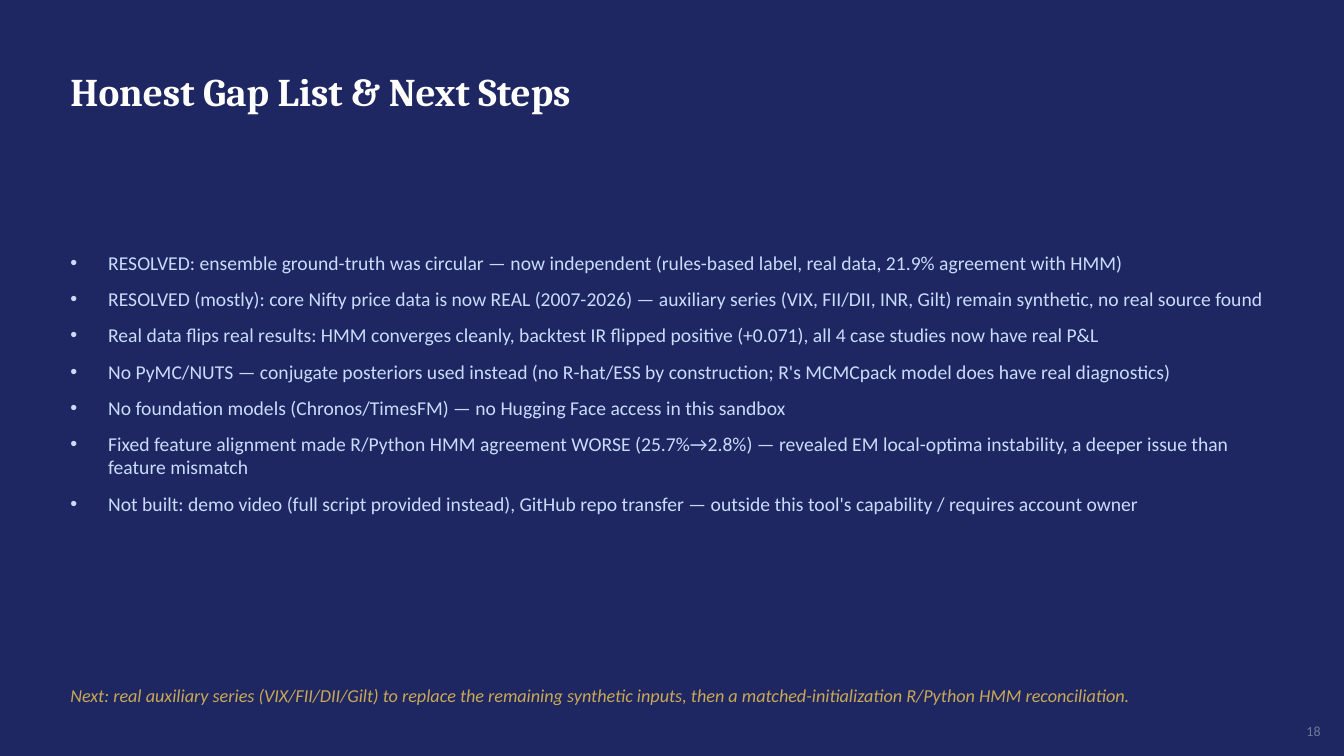
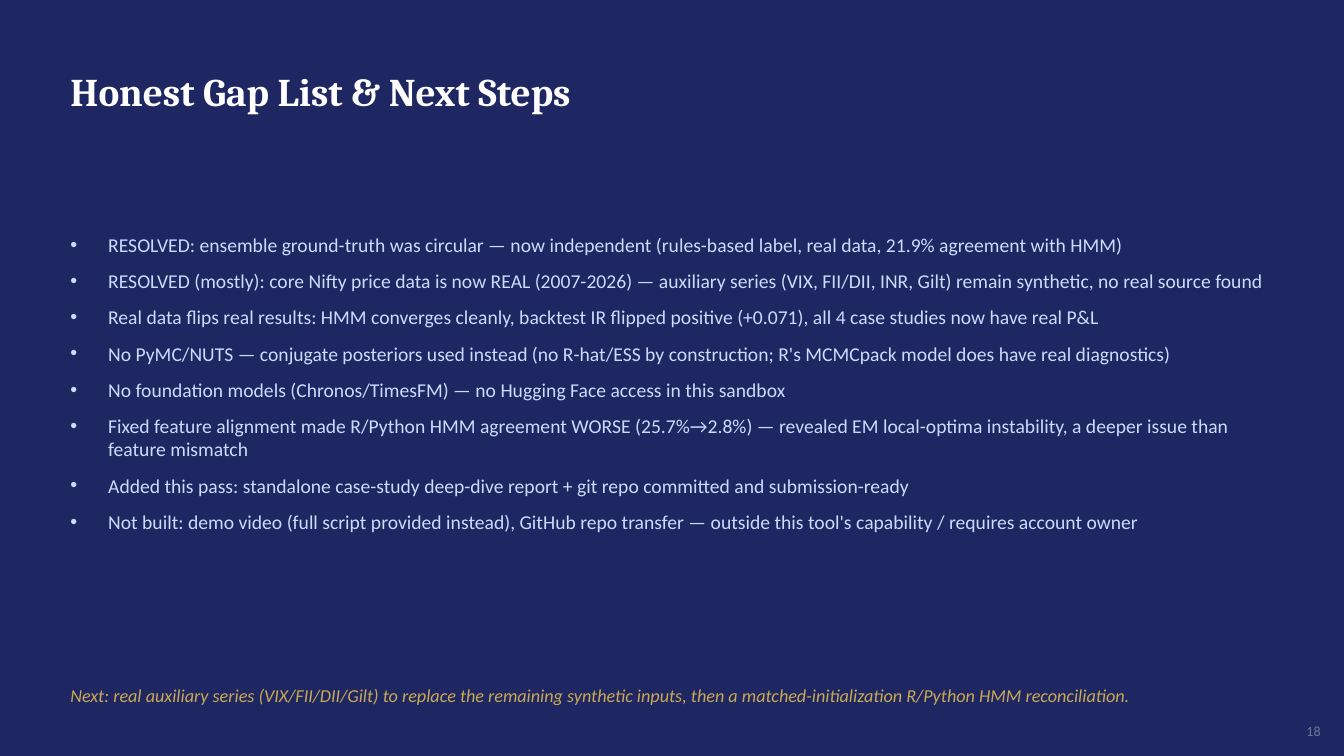
Before and after one commit to 065088-svg/bayesian-regime-detection-engine, a slide deck: slide 18 of reporting/deck/regime_engine_deck.pptx. Drawn at 1344x756 pixels with LibreOffice and Linux fonts; fonts in the diff are those of the drawing. Boxes give left, top, right and bottom in pixels: in the first picture for what was removed or moved away, otherwise in the second. Text is boxed around its words. In the diff, an @@ line names an element or a change of style, - is before the commit and + after.

Commit message:
Pass 4: standalone case-study report, main report expanded 10->18 pages
- reporting/case_study_report.docx (7 pages): real peak-to-trough search,
  detection lag, recovery time, regime-overlay charts for all 4 episodes.
  Found the model has a 174-trading-day blind spot at the start of 2008
  due to the 252-day feature warmup -- a real, previously undocumented gap.
- Main report: added full Baum-Welch derivation, Dirichlet/NIG conjugacy
  proofs, MC-Dropout theory, conformal coverage proof sketch, BOCPD
  derivation, a worked numerical example on the real 2020-03-23 Covid
  trough date, a real IC artefact example, per-regime feature statistics,
  an HMM-vs-rules-based confusion matrix, and a reproducibility appendix.
- Deck and README updated to reference both new deliverables.

```diff
--- a/reporting/deck/regime_engine_deck.pptx
+++ b/reporting/deck/regime_engine_deck.pptx
@@ text at (x1=108, y1=479, x2=909, y2=497): paragraph added @@
+• Added this pass: standalone case-study deep-dive report + git repo committed and submission-ready
```
Also in this commit, not shown: 13 other files.
